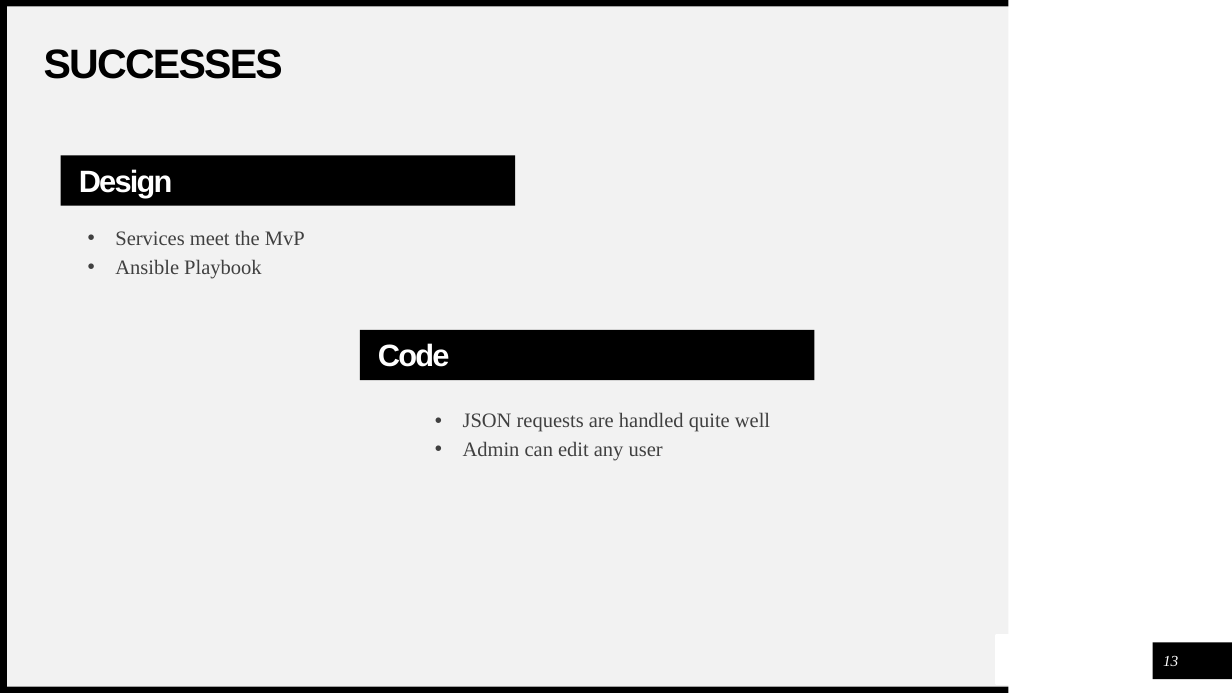
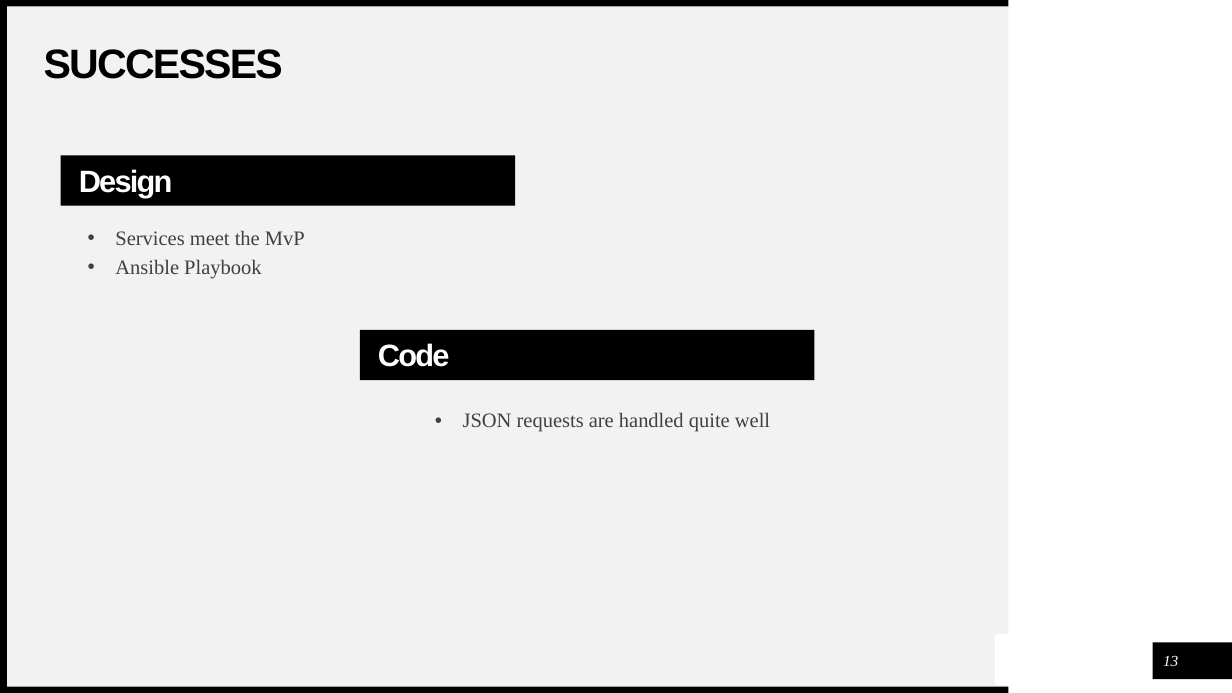
Before and after one commit to Marbul83/PiersProject, a slide deck: slide 13 of Media/DnDPresent.pptx. Drawn at 1232x693 pixels with LibreOffice and Linux fonts; fonts in the diff are those of the drawing. Boxes give left, top, right and bottom in pixels: in the first picture for what was removed or moved away, otherwise in the second. Text is boxed around its words. In the diff, an @@ line names an element or a change of style, - is before the commit and + after.

```diff
--- a/Media/DnDPresent.pptx
+++ b/Media/DnDPresent.pptx
@@ text at [463, 441, 663, 461]: paragraph removed @@
-  • Admin can edit any user
```
Also in this commit, not shown: 3 other slides changed.
